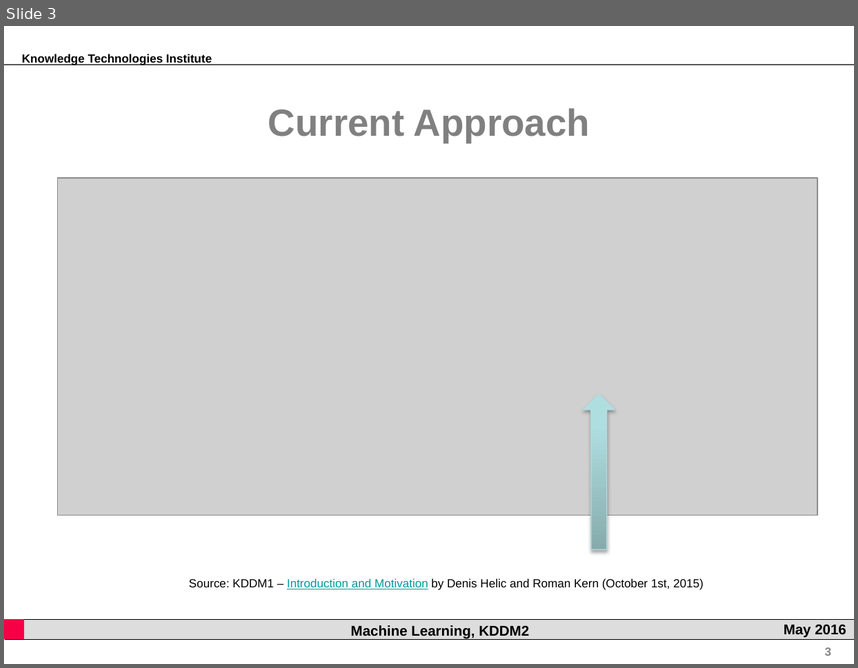
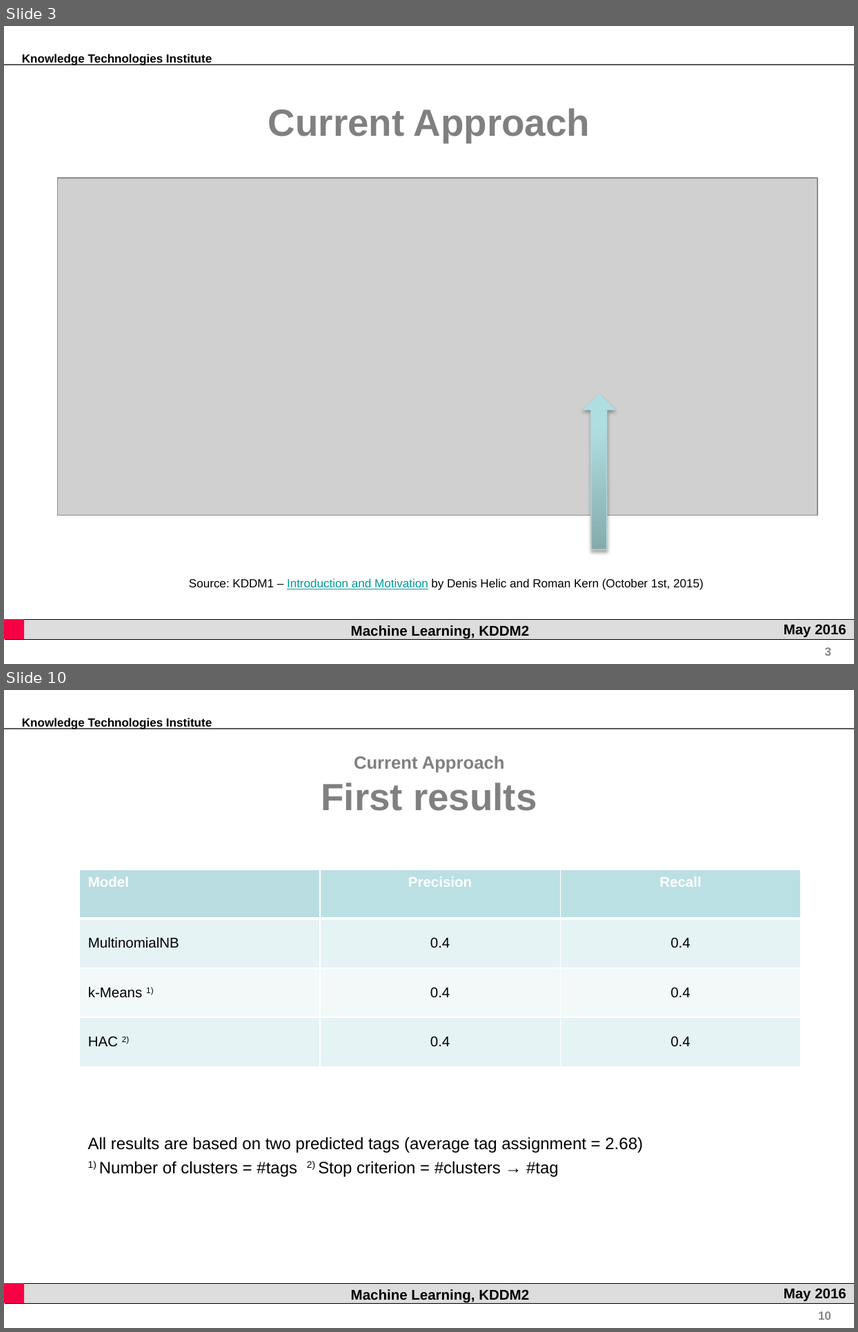
Before and after one commit to rsamer/MLSE, a slide deck: presentation/interim/Presentation.pptx. Shown one above the other, each under a label of ours: slide 3 before the commit, slides 3 and 10 after it; the slides between them are not shown. The pictures are 858x668 and 858x1332 pixels, drawn with LibreOffice and Linux fonts; fonts in the diff are those of the drawing; grey boxes stand for pictures; background and template pictures are left out. Boxes give left, top, right and bottom in pixels: in the first picture for what was removed or moved away, otherwise in the second. Text is boxed around its words. In the diff, an @@ line names an element or a change of style, - is before the commit and + after.

```diff
--- a/presentation/interim/Presentation.pptx
+++ b/presentation/interim/Presentation.pptx
@@ slide 10 added at [4,690,854,1328], background #FFFFFF; not listed: 7 template elements that a slide beside it also shows @@
@@ text added at [321,756,537,811], 15 pt, text #808080, bold @@
+Current Approach
+First results
@@ table added at [80,869,802,1066], 4 rows, 3 columns @@
+Model | Precision | Recall
+MultinomialNB | 0.4 | 0.4
+k-Means 1) | 0.4 | 0.4
+HAC 2) | 0.4 | 0.4
@@ text added at [88,1136,643,1176], 14 pt, text #000000 @@
+All results are based on two predicted tags (average tag assignment = 2.68)
+1) Number of clusters = #tags 2) Stop criterion = #clusters → #tag
```
Also in this commit, not shown: 4 slides changed, 5 other slides added, 7 slides removed.
